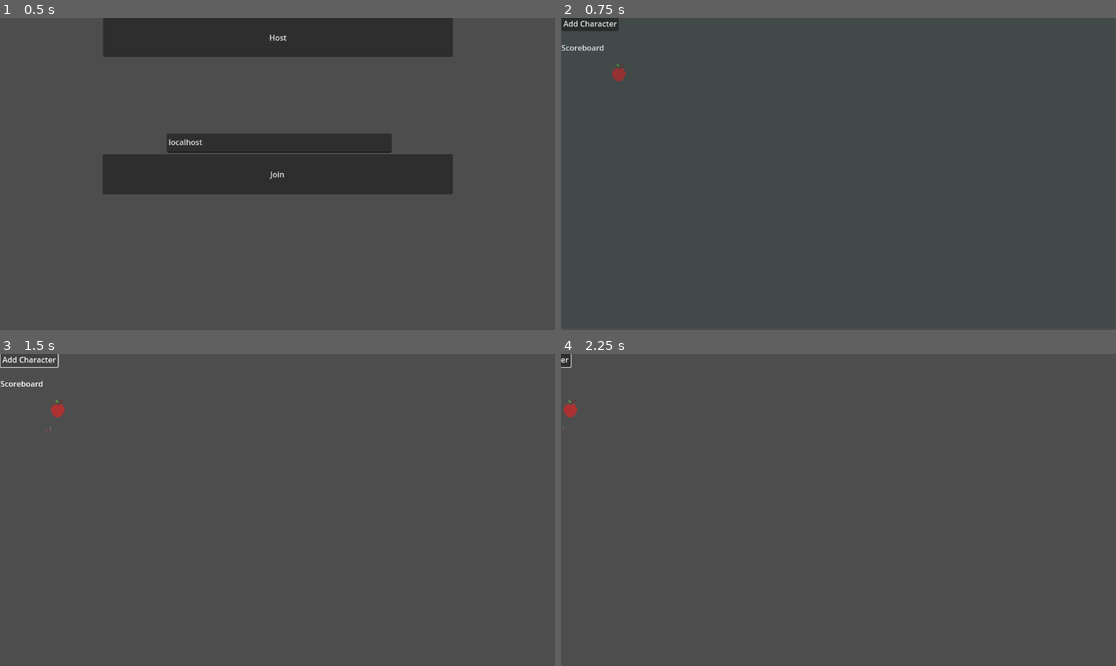
Above: before the commit, frames 1-4 (two rows, left to right).
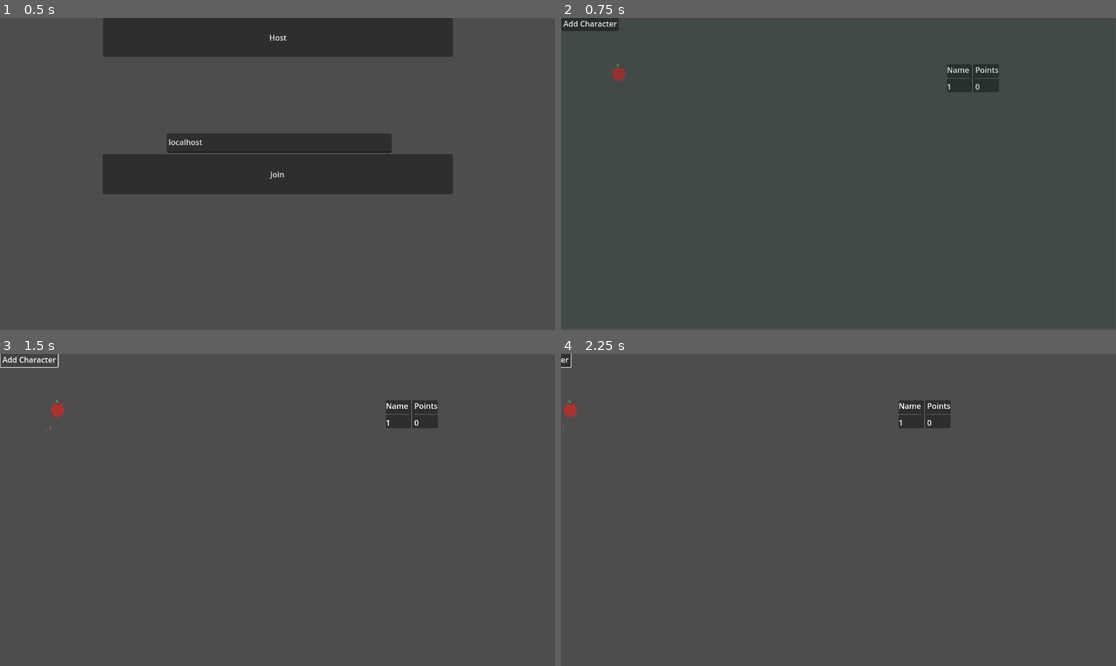
Above: after the commit, the same moments.

Repository: tomeng99/aoe-game-godot
Game: Godot game, scene res://scenes/Menu.tscn
Two runs of this game, one before a commit and one after it. Both use one fixed random seed, a clock stepped at 60 frames per second and the inputs below.
Inputs (mouse positions are in pixels of both pictures, inside the frame that each line leads up to):
- Up to frame 1 (0.5 s): no input
- Up to frame 2 (0.75 s): click "Host" at 0.5 s
- Up to frame 3 (1.5 s): click "Add Character" at 1.25 s
- Up to frame 4 (2.25 s): tap Enter at 2 s; move the mouse to (610, 428) at 2.02 s; hold Right (ui_right) from 2.03 s (still down); click (610, 428) at 2.17 s

Frame 1 is identical in both runs. In frame 2, 0.8% of the frame differs, in the area x 0-79%, y 8-24%; in frame 3, 0.8%; in frame 4, 0.8%.

Commit message:
Slightly prettier scoreboard

Diff:
--- a/scenes/Score.tscn
+++ b/scenes/Score.tscn
@@ -1,18 +1,14 @@
 [gd_scene load_steps=2 format=3 uid="uid://b2jttxya2gr5v"]
 
 [sub_resource type="SceneReplicationConfig" id="SceneReplicationConfig_l2lmh"]
-properties/0/path = NodePath("Label:text")
+properties/0/path = NodePath(".:position")
 properties/0/spawn = true
 properties/0/replication_mode = 1
-properties/1/path = NodePath(".:position")
+properties/1/path = NodePath(".:text")
 properties/1/spawn = true
 properties/1/replication_mode = 1
 
-[node name="Score" type="Node2D"]
-
-[node name="Label" type="Label" parent="."]
-offset_right = 40.0
-offset_bottom = 23.0
+[node name="Score" type="Label"]
 
 [node name="MultiplayerSynchronizer" type="MultiplayerSynchronizer" parent="."]
 replication_config = SubResource("SceneReplicationConfig_l2lmh")
--- a/scenes/Scoreboard.tscn
+++ b/scenes/Scoreboard.tscn
@@ -1,13 +1,49 @@
-[gd_scene format=3 uid="uid://3ichjw7xs355"]
+[gd_scene load_steps=2 format=3 uid="uid://3ichjw7xs355"]
+
+[sub_resource type="SceneReplicationConfig" id="SceneReplicationConfig_iwucg"]
+properties/0/path = NodePath(".:position")
+properties/0/spawn = true
+properties/0/replication_mode = 1
 
 [node name="Scoreboard" type="Node2D"]
 
-[node name="MultiplayerSpawner" type="MultiplayerSpawner" parent="."]
+[node name="MultiplayerSynchronizer" type="MultiplayerSynchronizer" parent="."]
+replication_config = SubResource("SceneReplicationConfig_iwucg")
+
+[node name="PanelContainer" type="PanelContainer" parent="."]
+offset_right = 40.0
+offset_bottom = 40.0
+
+[node name="Entries" type="HBoxContainer" parent="PanelContainer"]
+layout_mode = 2
+
+[node name="Names" type="VBoxContainer" parent="PanelContainer/Entries"]
+layout_mode = 2
+
+[node name="MultiplayerSpawner" type="MultiplayerSpawner" parent="PanelContainer/Entries/Names"]
 _spawnable_scenes = PackedStringArray("res://scenes/Score.tscn")
 spawn_path = NodePath("..")
 
-[node name="Label" type="Label" parent="."]
-offset_top = 54.0
-offset_right = 89.0
-offset_bottom = 77.0
-text = "Scoreboard"
+[node name="Header" type="Label" parent="PanelContainer/Entries/Names"]
+layout_mode = 2
+text = "Name"
+
+[node name="HSeparator" type="HSeparator" parent="PanelContainer/Entries/Names"]
+layout_mode = 2
+
+[node name="VSeparator" type="VSeparator" parent="PanelContainer/Entries"]
+layout_mode = 2
+
+[node name="Points" type="VBoxContainer" parent="PanelContainer/Entries"]
+layout_mode = 2
+
+[node name="MultiplayerSpawner" type="MultiplayerSpawner" parent="PanelContainer/Entries/Points"]
+_spawnable_scenes = PackedStringArray("res://scenes/Score.tscn")
+spawn_path = NodePath("..")
+
+[node name="Header" type="Label" parent="PanelContainer/Entries/Points"]
+layout_mode = 2
+text = "Points"
+
+[node name="HSeparator" type="HSeparator" parent="PanelContainer/Entries/Points"]
+layout_mode = 2
--- a/scenes/apple.gd
+++ b/scenes/apple.gd
@@ -6,21 +6,23 @@
 
 func _on_click(body: Node2D):
 	if multiplayer.is_server():
-		var scoreboard_path = "/root/Menu/Scoreboard" # + str(multiplayer.get_unique_id())
-		var scoreboard_node = get_tree().get_root().get_node_or_null(scoreboard_path)
-		#player_node.get_node("Points").text = str(int(player_node.get_node("Points").text)+1)
-		var points_name = "Points" + str(body.get_multiplayer_authority())
-		var points_node = scoreboard_node.get_node_or_null(points_name)
+		var scoreboard_points_node = get_tree().get_root().get_node_or_null("/root/Menu/Scoreboard/PanelContainer/Entries/Points")
+
+		var points_name = "Points_" + str(body.get_multiplayer_authority())
+		var points_node = scoreboard_points_node.get_node_or_null(points_name)
+
 		if points_node == null:
-			var label = preload("res://scenes/Score.tscn").instantiate()
-			label.get_node("Label").text = str(body.get_multiplayer_authority()) + ": 1"
-			label.name = points_name
-			label.global_position.y = 15 + scoreboard_node.get_child(-1).position.y
-			scoreboard_node.add_child(label)
-			#print("points++ for ", body.get_multiplayer_authority())
+			points_node = preload("res://scenes/Score.tscn").instantiate()
+			points_node.text = str(1)
+			points_node.name = points_name
+			scoreboard_points_node.add_child(points_node)
+
+			var scoreboard_names_node = get_tree().get_root().get_node_or_null("/root/Menu/Scoreboard/PanelContainer/Entries/Names")
+			var name_label = preload("res://scenes/Score.tscn").instantiate()
+			name_label.text = str(body.get_multiplayer_authority())
+			scoreboard_names_node.add_child(name_label)
 		else:
-			var parts = points_node.get_node("Label").text.split(" ")
-			points_node.get_node("Label").text = parts[0] + " " + str(int(parts[1])+1)
+			points_node.text = str(int(points_node.text)+1)
 
 
 # Called every frame. 'delta' is the elapsed time since the previous frame.
--- a/scenes/menu.gd
+++ b/scenes/menu.gd
@@ -17,7 +17,7 @@
 	apple.global_position = Vector2(100, 100)
 	add_child(apple)
 	var scoreboard = preload("res://scenes/Scoreboard.tscn").instantiate()
-	#scoreboard.global_position = Vector2(100, 100)
+	scoreboard.global_position = Vector2(800, 100)
 	add_child(scoreboard)
 
 	# Then add the local player
@@ -30,6 +30,19 @@
 	player.set_multiplayer_authority(id)
 	add_child(player)
 
+	# Set up scoreboard
+	var scoreboard_points_node = get_tree().get_root().get_node_or_null("/root/Menu/Scoreboard/PanelContainer/Entries/Points")
+	var points_name = "Points_" + str(id)
+	var points_node = preload("res://scenes/Score.tscn").instantiate()
+	points_node.text = "0"
+	points_node.name = points_name
+	scoreboard_points_node.add_child(points_node)
+	var scoreboard_names_node = get_tree().get_root().get_node_or_null("/root/Menu/Scoreboard/PanelContainer/Entries/Names")
+	var name_label = preload("res://scenes/Score.tscn").instantiate()
+	name_label.text = str(id)
+	name_label.name = points_name
+	scoreboard_names_node.add_child(name_label)
+
 func _on_join_pressed():
 	# Set up client
 	var chosen_ip = $MenuBar/TextEdit.text
--- a/scenes/multiplayer_spawner.gd
+++ b/scenes/multiplayer_spawner.gd
@@ -15,6 +15,7 @@
 @rpc("call_local", "authority")
 func rpc_add_character(position, authority):
 	print("rpc_add_character called with position:", position, " authority:", authority)
+
 	var player_path = "/root/Menu/Player_" + str(authority)
 	var player_node = get_tree().get_root().get_node_or_null(player_path)
 	print("Looking for player at path:", player_path)
@@ -22,16 +23,6 @@
 	if player_node:
 		print("Found player node, spawning character")
 		_spawn_character(player_node, position, authority)
-
-func _add_player(id):
-	var player = preload("res://scenes/Player.tscn").instantiate()
-	player.name = "Player_" + str(id)
-	player.set_multiplayer_authority(id)
-
-	# Add player to the root node (not spawner!)
-	get_tree().root.get_node("Menu").add_child(player)
-
-	print("Added player:", player.name)
 
 func _spawn_character(player_node, position, authority):
 	print("_spawn_character called")
